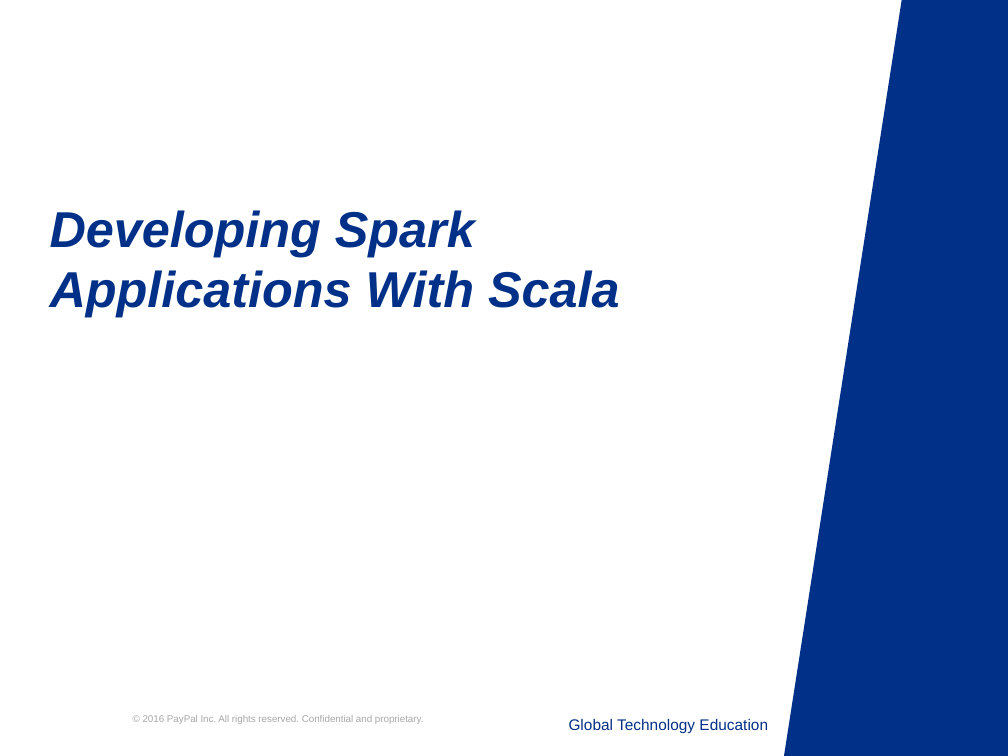
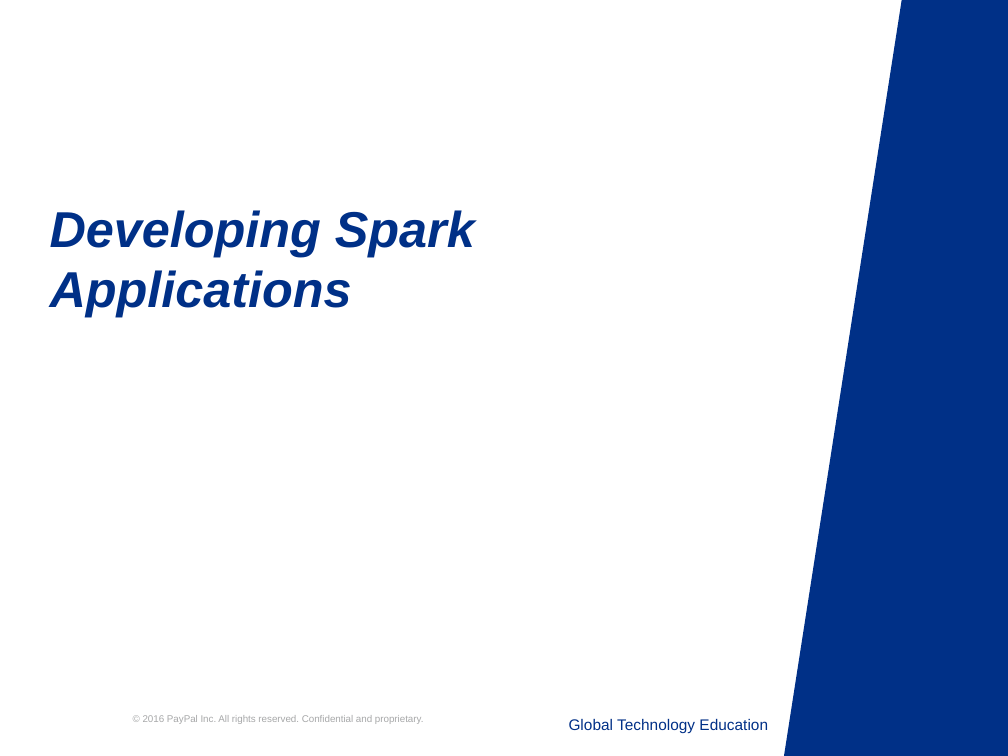
Before and after one commit to timph/hadoop-spark-class, a slide deck: slide 1 of lesson-530-developing-spark-applications/slides/developing-spark-applications-with-scala.pptx. Drawn at 1008x756 pixels with LibreOffice and Linux fonts; fonts in the diff are those of the drawing; background and template pictures are left out. Boxes give left, top, right and bottom in pixels: in the first picture for what was removed or moved away, otherwise in the second. Text is boxed around its words. In the diff, an @@ line names an element or a change of style, - is before the commit and + after.

```diff
--- a/lesson-530-developing-spark-applications/slides/developing-spark-applications-with-scala.pptx
+++ b/lesson-530-developing-spark-applications/slides/developing-spark-applications-with-scala.pptx
@@ text at (50,210,475,317): text changed @@
-Developing Spark Applications With Scala
+Developing Spark Applications
```
Also in this commit, not shown: 17 other files.
